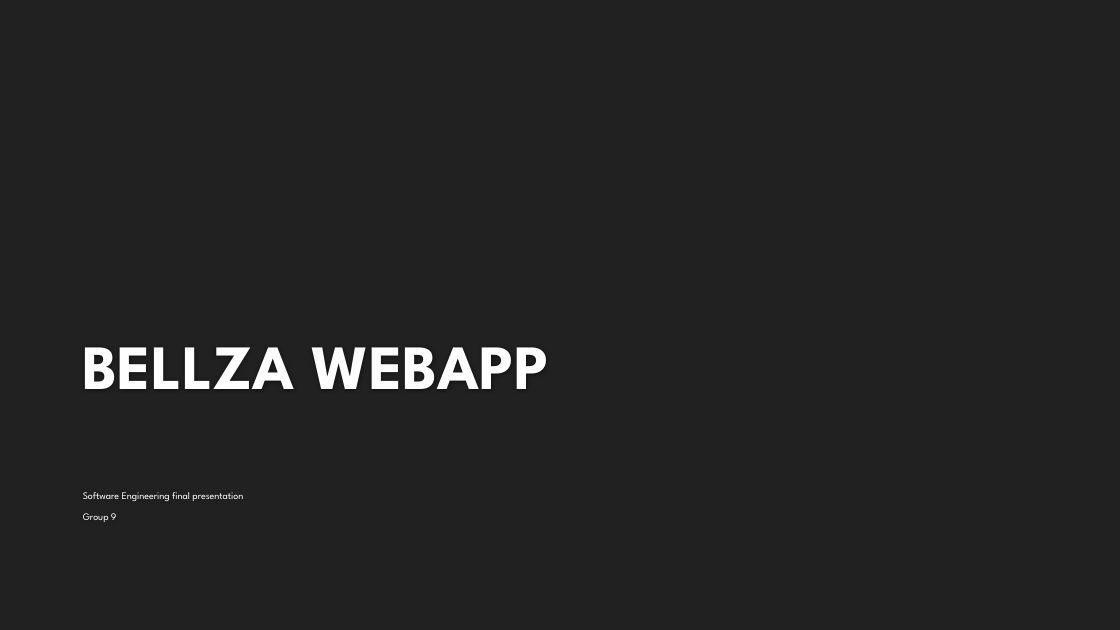
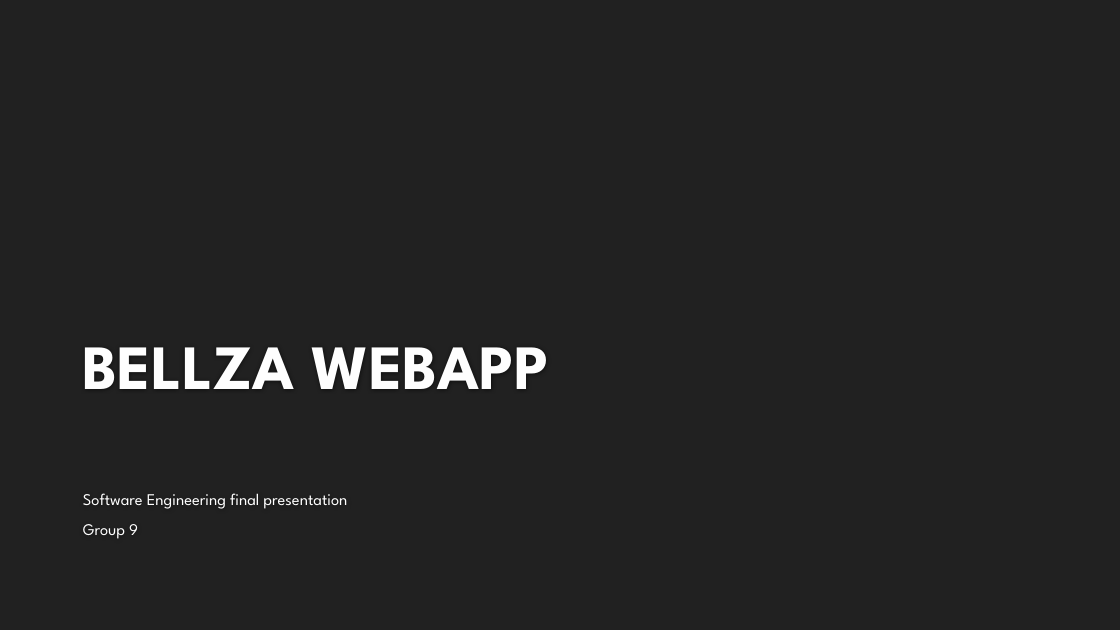
Before and after one commit to HalfMomentum/Belleza, a slide deck: slide 1 of Documentation/BELLZA WEBAPP.pptx. Drawn at 1120x630 pixels with LibreOffice and Linux fonts; fonts in the diff are those of the drawing; background and template pictures are left out. Boxes give left, top, right and bottom in pixels: in the first picture for what was removed or moved away, otherwise in the second. Text is boxed around its words. In the diff, an @@ line names an element or a change of style, - is before the commit and + after.

```diff
--- a/Documentation/BELLZA WEBAPP.pptx
+++ b/Documentation/BELLZA WEBAPP.pptx
@@ subtitle "Software Engineering final presentation" at bbox=[83, 493, 347, 539]: size 8.6 to 14 pt; more space between paragraphs @@
```
Also in this commit, not shown: 3 other slides changed, 2 other files.
